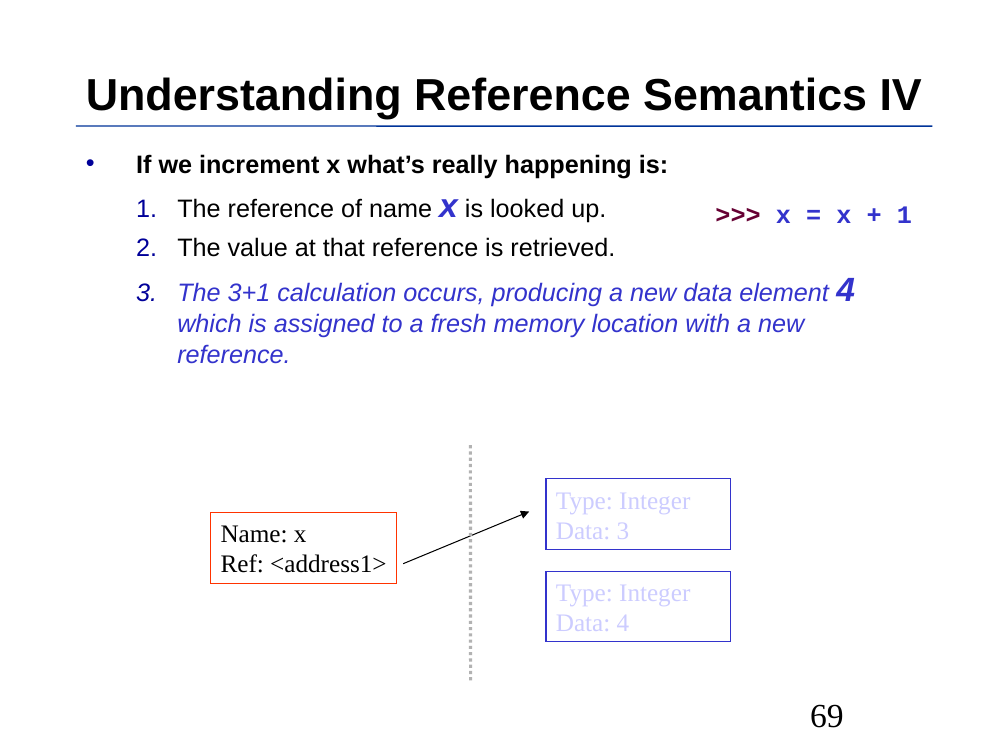
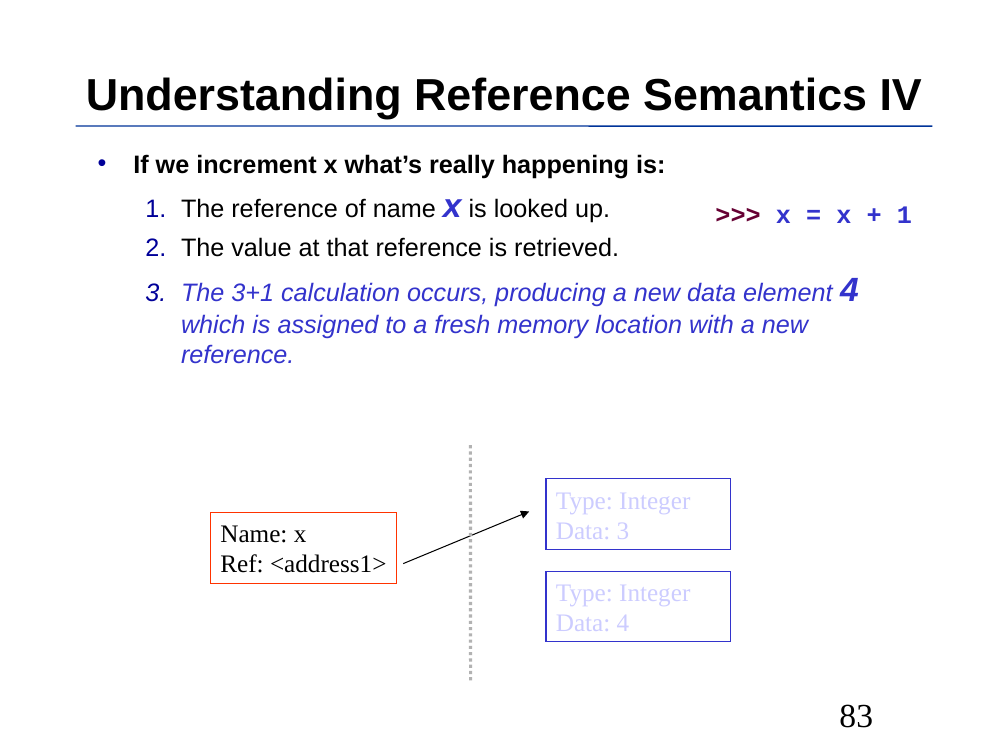
Before and after one commit to MPIDS/Python-Course, a slide deck: slide 83 of 01-basics/Talk/Python-Introduction.odp (slide 69 before the commit). Drawn at 1008x756 pixels with LibreOffice and Linux fonts; fonts in the diff are those of the drawing. Boxes give left, top, right and bottom in pixels: in the first picture for what was removed or moved away, otherwise in the second. Text is boxed around its words. In the diff, an @@ line names an element or a change of style, - is before the commit and + after.

```diff
--- a/01-basics/Talk/Python-Introduction.odp
+++ b/01-basics/Talk/Python-Introduction.odp
@@ text "If we increment x what’s ..." at (133, 154, 859, 364): indent changed @@
@@ line removed from (76, 126) to (932, 126) @@
@@ freeform shape added at (76, 126, 932, 126), outline #003399 0.99 pt @@
@@ free ">>> x = x + ...": place and size @@
-free ">>> x = x + ..." at (776, 206, 912, 223)
+free ">>> x = x + ..." at (655, 194, 966, 294)
@@ rectangle removed at (211, 512, 397, 583) @@
-Name: x
-Ref: <address1>
@@ freeform shape added at (211, 512, 397, 583), outline #FF3300 0.74 pt, 18 pt, text #000000 @@
+Name: x
+Ref: <address1>
@@ page number at (839, 704, 873, 728): text changed @@
-69
+83
```
Also in this commit, not shown: 104 other slides changed, 5 slides added, 4 other files.
